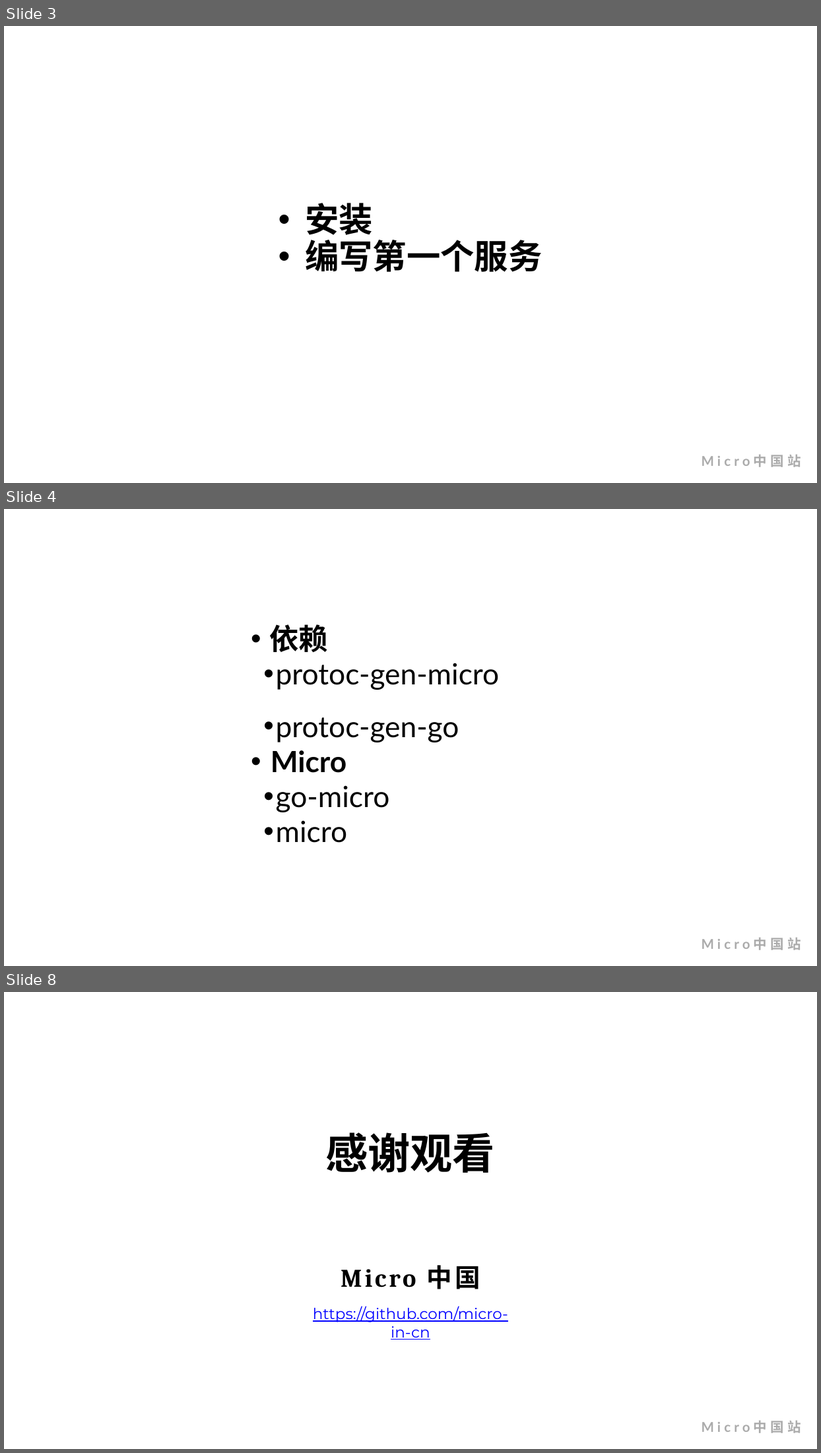
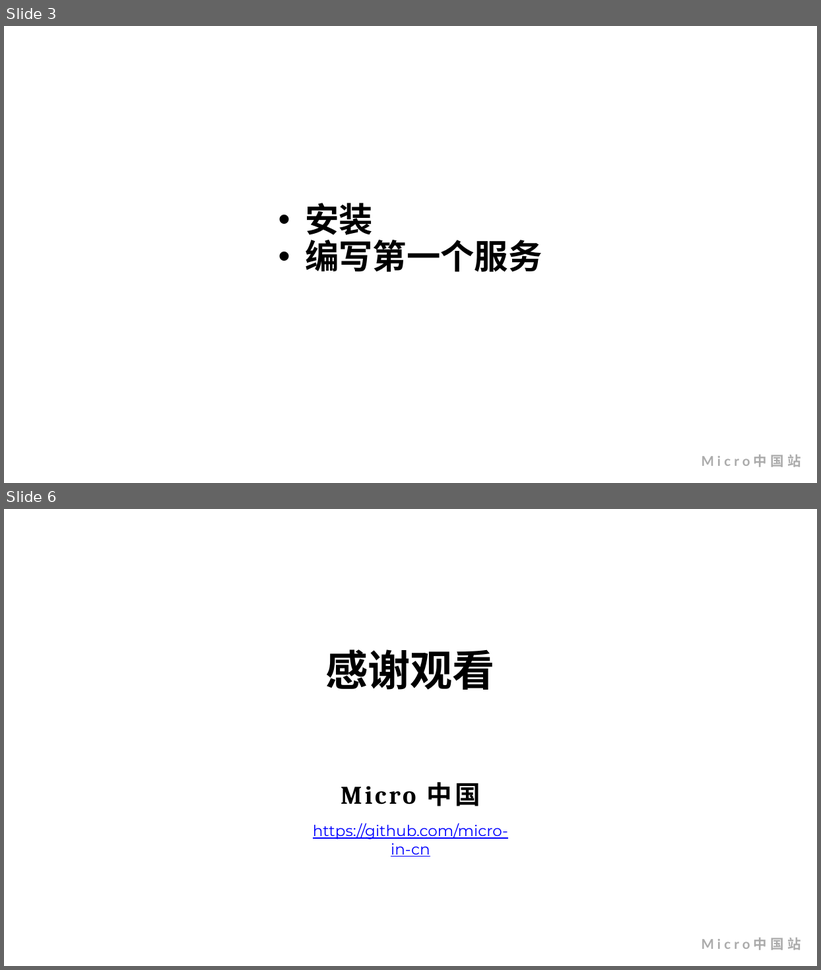
Before and after one commit to stack-labs/learning-videos, a slide deck: docs/Hello World/micro-hello-world.pptx. Shown one above the other, each under a label of ours: slides 3, 4 and 8 before the commit, slides 3 and 6 after it; the slides between them are not shown. The pictures are 821x1453 and 821x970 pixels, drawn with LibreOffice and Linux fonts; fonts in the diff are those of the drawing; background and template pictures are left out. Boxes give left, top, right and bottom in pixels: in the first picture for what was removed or moved away, otherwise in the second. Text is boxed around its words. In the diff, an @@ line names an element or a change of style, - is before the commit and + after.

Commit message:
update ppt

```diff
--- a/docs/Hello World/micro-hello-world.pptx
+++ b/docs/Hello World/micro-hello-world.pptx
@@ slide 4 removed at <box>4,509,817,966</box>, background #FFFFFF; not listed: 1 template element that a slide beside it also shows @@
@@ text removed at <box>269,625,500,843</box> @@
-• 依赖
-  • protoc-gen-micro
-  • protoc-gen-go
-• Micro
-  • go-micro
-  • micro
@@ what was slide 8 is now slide 6 @@
```
Also in this commit, not shown: 2 slides added, 3 other slides removed.
